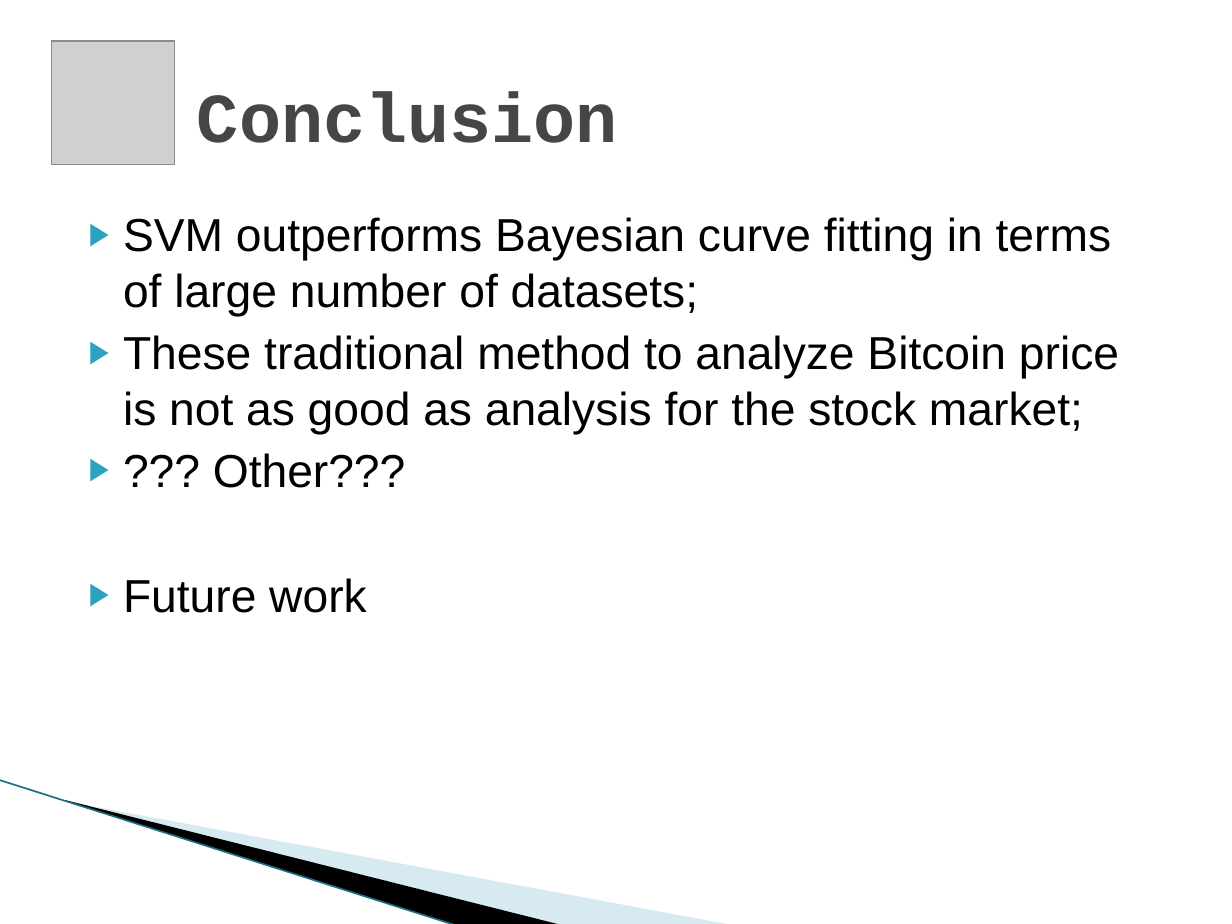
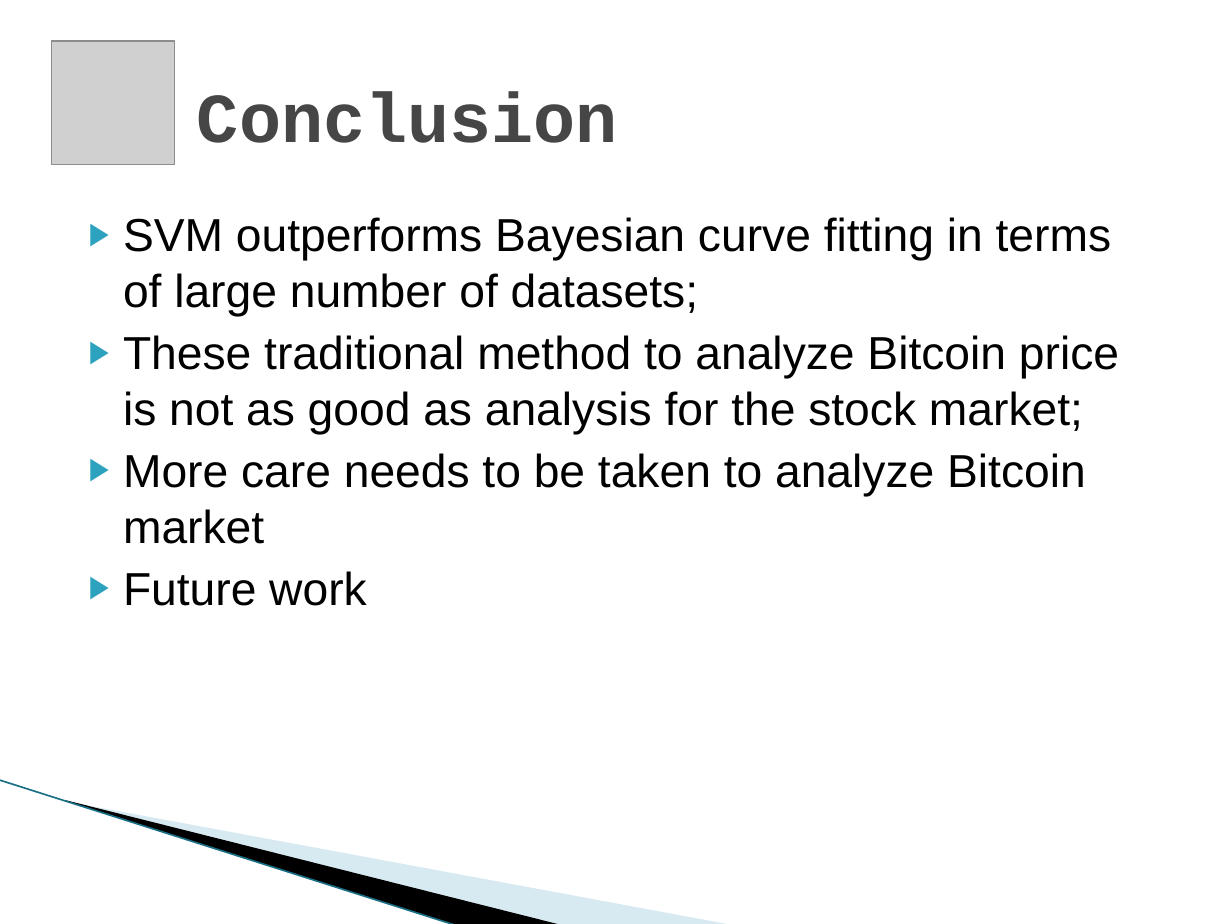
Before and after one commit to yyl/btc-price-analysis, a slide deck: slide 25 of DM_Project.pptx (slide 15 before the commit). Drawn at 1232x924 pixels with LibreOffice and Linux fonts; fonts in the diff are those of the drawing; grey boxes stand for pictures; background and template pictures are left out. Boxes give left, top, right and bottom in pixels: in the first picture for what was removed or moved away, otherwise in the second. Text is boxed around its words. In the diff, an @@ line names an element or a change of style, - is before the commit and + after.

```diff
--- a/DM_Project.pptx
+++ b/DM_Project.pptx
@@ text at bbox=[123, 453, 1086, 544]: text changed @@
-▶ ??? Other???
+▶ More care needs to be taken to analyze Bitcoin market
```
Also in this commit, not shown: 3 other slides changed, 10 slides added.
